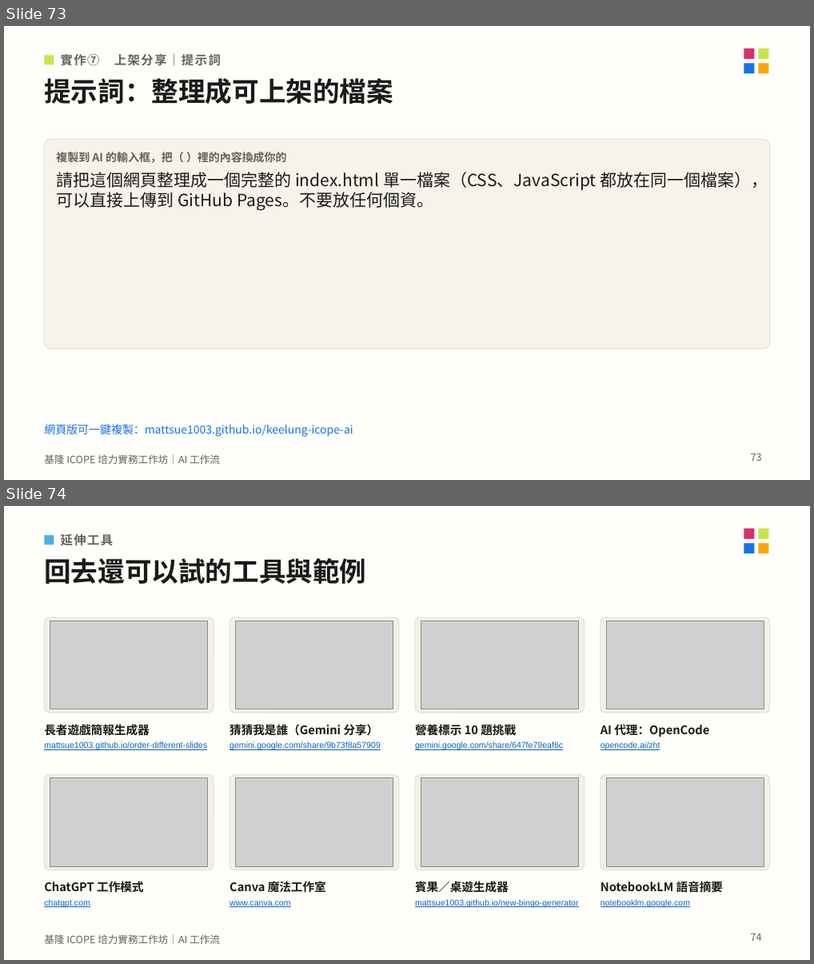
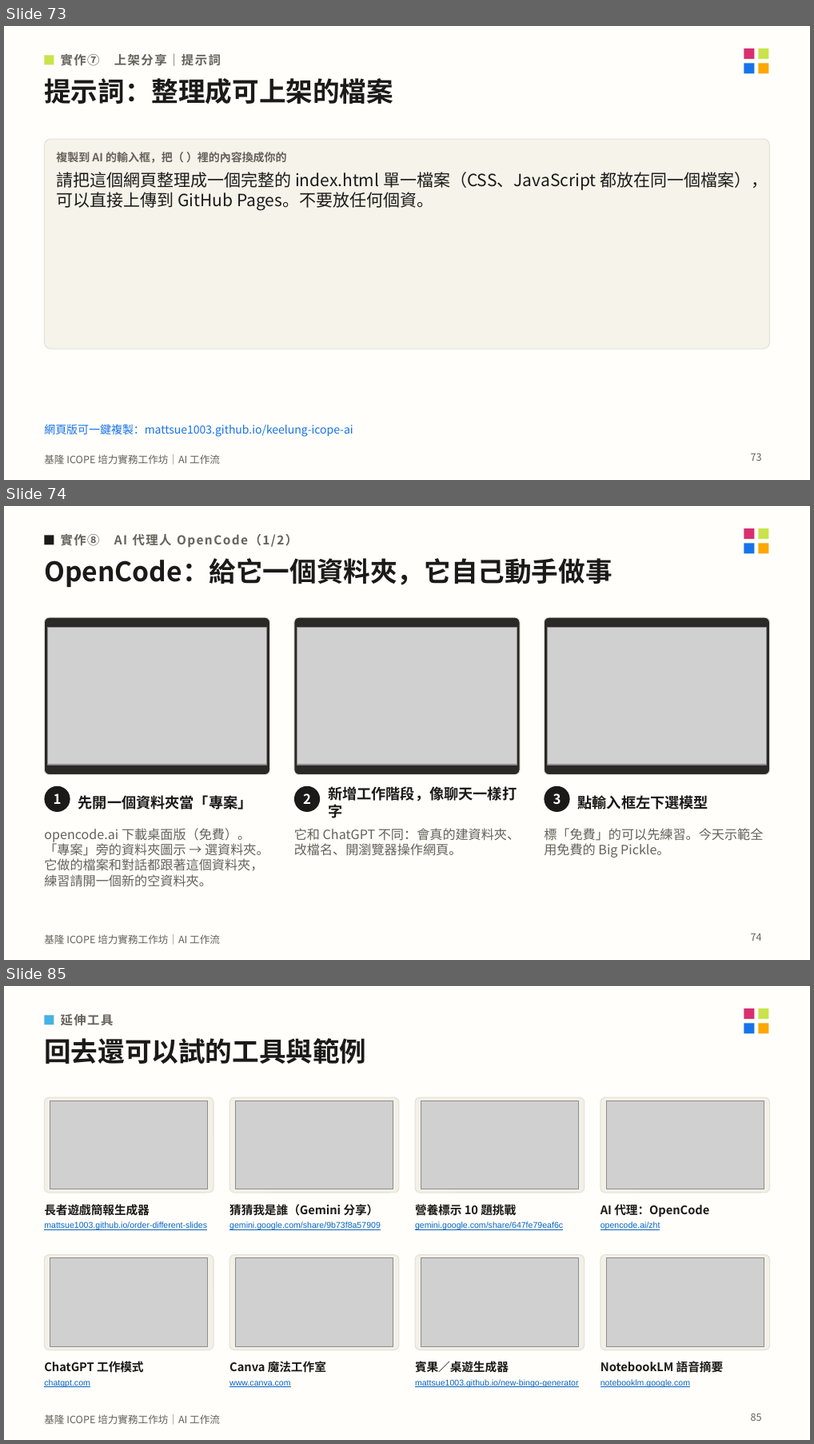
Before and after one commit to mattsue1003/keelung-icope-ai, a slide deck: 基隆ICOPE_AI工作坊_講義.pptx. Shown one above the other, each under a label of ours: slides 73 and 74 before the commit, slides 73, 74 and 85 after it; the slides between them are not shown. The pictures are 814x964 and 814x1444 pixels, drawn with LibreOffice and Linux fonts; fonts in the diff are those of the drawing; grey boxes stand for pictures. Boxes give left, top, right and bottom in pixels: in the first picture for what was removed or moved away, otherwise in the second. Text is boxed around its words. In the diff, an @@ line names an element or a change of style, - is before the commit and + after.

```diff
--- a/基隆ICOPE_AI工作坊_講義.pptx
+++ b/基隆ICOPE_AI工作坊_講義.pptx
@@ slide 74 added at bbox=[4, 506, 810, 960], background #FFFEFA; not listed: 5 template elements that a slide beside it also shows @@
@@ rectangle added at bbox=[44, 535, 54, 544], fill #1B1A18 @@
@@ text added at bbox=[61, 534, 298, 548], 11 pt, text #66625B, bold @@
+實作⑧ AI 代理人 OpenCode（1/2）
@@ text added at bbox=[44, 558, 612, 588], 24 pt, text #1B1A18, bold @@
+OpenCode：給它一個資料夾，它自己動手做事
@@ rounded rectangle added at bbox=[44, 617, 270, 775], fill #2A2925, outline #E4E0D6 0.75 pt @@
@@ rounded rectangle added at bbox=[294, 617, 520, 775], fill #2A2925, outline #E4E0D6 0.75 pt @@
@@ rounded rectangle added at bbox=[544, 617, 770, 775], fill #2A2925, outline #E4E0D6 0.75 pt @@
@@ picture added at bbox=[47, 627, 267, 764] @@
@@ picture added at bbox=[298, 627, 517, 764] @@
@@ picture added at bbox=[547, 627, 767, 764] @@
@@ ellipse added at bbox=[44, 786, 70, 812], fill #1B1A18 @@
@@ text added at bbox=[54, 793, 62, 804], 12 pt, text #FFFFFF, bold @@
+1
@@ ellipse added at bbox=[294, 786, 320, 812], fill #1B1A18 @@
@@ text added at bbox=[303, 793, 311, 804], 12 pt, text #FFFFFF, bold @@
+2
@@ text added at bbox=[328, 786, 517, 818], 13 pt, text #1B1A18, bold @@
+新增工作階段，像聊天一樣打字
@@ ellipse added at bbox=[544, 786, 570, 812], fill #1B1A18 @@
@@ text added at bbox=[554, 793, 562, 804], 12 pt, text #FFFFFF, bold @@
+3
@@ text added at bbox=[78, 795, 253, 809], 13 pt, text #1B1A18, bold @@
+先開一個資料夾當「專案」
@@ text added at bbox=[578, 795, 709, 809], 13 pt, text #1B1A18, bold @@
+點輸入框左下選模型
@@ text added at bbox=[44, 828, 270, 887], 11.5 pt, text #66625B @@
+opencode.ai 下載桌面版（免費）。「專案」旁的資料夾圖示 → 選資料夾。它做的檔案和對話都跟著這個資料夾，練習請開一個新的空資料夾。
@@ text added at bbox=[294, 828, 520, 856], 11.5 pt, text #66625B @@
+它和 ChatGPT 不同：會真的建資料夾、改檔名、開瀏覽器操作網頁。
@@ text added at bbox=[544, 828, 763, 857], 11.5 pt, text #66625B @@
+標「免費」的可以先練習。今天示範全用免費的 Big Pickle。
@@ page number added at bbox=[751, 933, 762, 940], 9 pt, text #66625B @@
+74
@@ what was slide 74 is now slide 85 @@
@@ page number at bbox=[751, 1412, 762, 1420]: text changed @@
-74
+85
```
Also in this commit, not shown: 1 slide changed, 10 other slides added, 27 other files.
